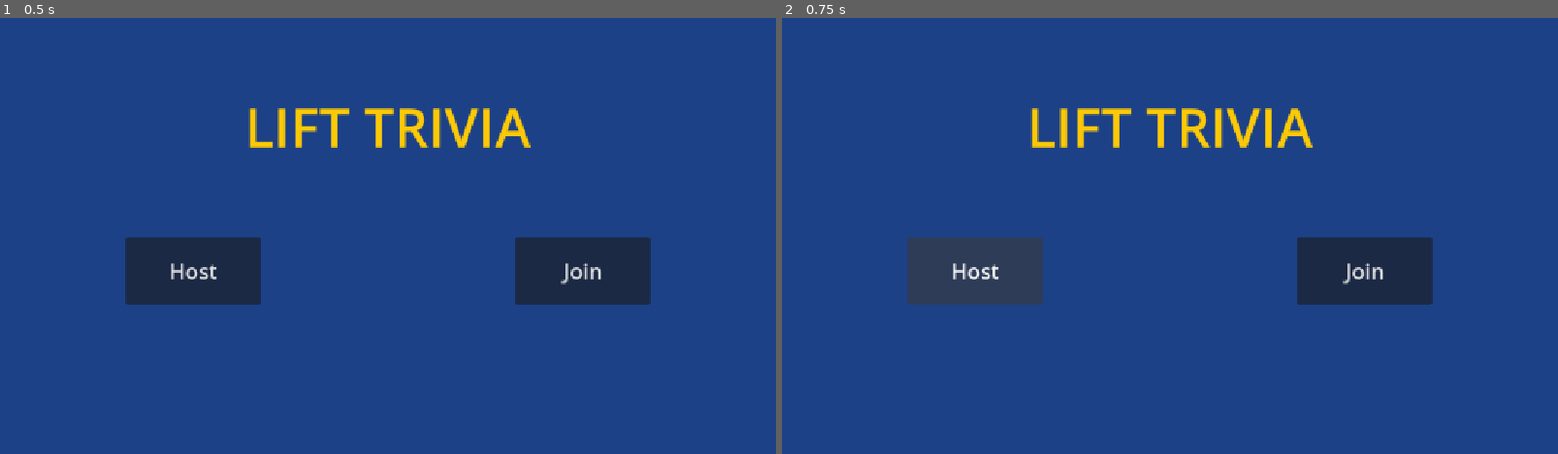
Above: before the commit, frames 1-2 (left to right).
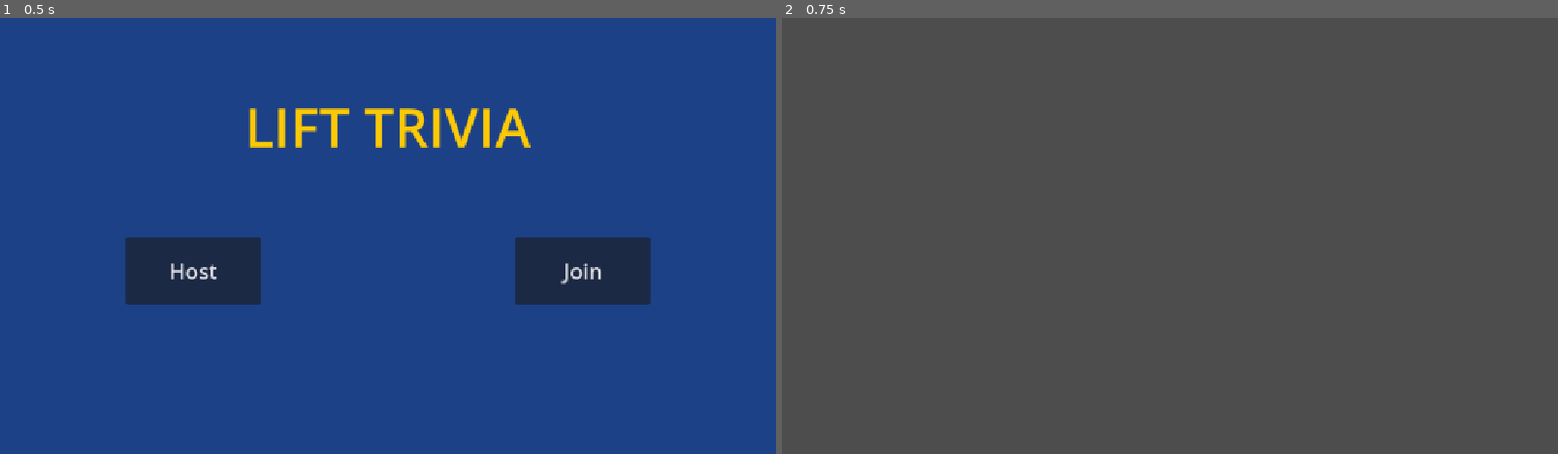
Above: after the commit, the same moments.

Repository: ttxit/lift-trivia
Game: Godot game, scene res://scenes/main.tscn
Same seed, same stepped clock (60 frames per second), same inputs: the game is played once before the commit and once after it.
Inputs:
- Up to frame 1 (0.5 s): no input
- Up to frame 2 (0.75 s): click "Host" at 0.5 s

Frame 1 is identical in both runs. In frame 2, 100% of the frame differs, in the area x 0-100%, y 0-100%.

Commit message:
Implement changing UI via Host button

Diff:
--- a/scenes/main.tscn
+++ b/scenes/main.tscn
@@ -1,7 +1,13 @@
 [gd_scene format=3 uid="uid://bk2f2a5prt4rs"]
 
+[ext_resource type="Script" uid="uid://d020fk5r70xad" path="res://scripts/main.gd" id="1_0wfyh"]
 [ext_resource type="PackedScene" uid="uid://dtgguq21627h4" path="res://scenes/main_menu.tscn" id="1_o5qli"]
 
 [node name="Main" type="Node" unique_id=1377012116]
+script = ExtResource("1_0wfyh")
 
-[node name="Main Menu" parent="." unique_id=1050506657 instance=ExtResource("1_o5qli")]
+[node name="Current Scene" type="Node" parent="." unique_id=703447064]
+
+[node name="Main Menu" parent="Current Scene" unique_id=1050506657 instance=ExtResource("1_o5qli")]
+
+[connection signal="requested_room_creation" from="Current Scene/Main Menu" to="." method="_on_requested_room_creation"]
--- a/scenes/main_menu.tscn
+++ b/scenes/main_menu.tscn
@@ -1,4 +1,6 @@
 [gd_scene format=3 uid="uid://dtgguq21627h4"]
+
+[ext_resource type="Script" uid="uid://wljlfn5fohr" path="res://scripts/main_menu.gd" id="1_l6cm7"]
 
 [sub_resource type="LabelSettings" id="LabelSettings_vue75"]
 font_size = 80
@@ -11,6 +13,7 @@
 anchor_bottom = 1.0
 grow_horizontal = 2
 grow_vertical = 2
+script = ExtResource("1_l6cm7")
 
 [node name="Background" type="ColorRect" parent="." unique_id=878816295]
 layout_mode = 1
@@ -59,3 +62,5 @@
 theme_override_font_sizes/font_size = 32
 text = "Join
 "
+
+[connection signal="pressed" from="VBoxContainer/HBoxContainer/Host" to="." method="_on_host_pressed"]
--- /dev/null
+++ b/scenes/room_creation.tscn
@@ -0,0 +1,9 @@
+[gd_scene format=3 uid="uid://cokk88bruen0"]
+
+[node name="Room Creation" type="Control" unique_id=1650507712]
+layout_mode = 3
+anchors_preset = 15
+anchor_right = 1.0
+anchor_bottom = 1.0
+grow_horizontal = 2
+grow_vertical = 2
--- /dev/null
+++ b/scripts/main.gd
@@ -0,0 +1,14 @@
+extends Node
+
+
+var current_scene: Node
+
+
+func _ready():
+	current_scene = $"Current Scene"
+
+func _on_requested_room_creation() -> void:
+	for child: Node in current_scene.get_children():
+		child.queue_free()
+
+	current_scene.add_child(load("res://scenes/room_creation.tscn").instantiate())
--- /dev/null
+++ b/scripts/main_menu.gd
@@ -0,0 +1,9 @@
+extends Control
+
+
+# Emitted when user clicks "Host" from Main Menu
+signal requested_room_creation
+
+
+func _on_host_pressed() -> void:
+	requested_room_creation.emit()
Not shown, added: scripts/main.gd.uid
Not shown, added: scripts/main_menu.gd.uid
